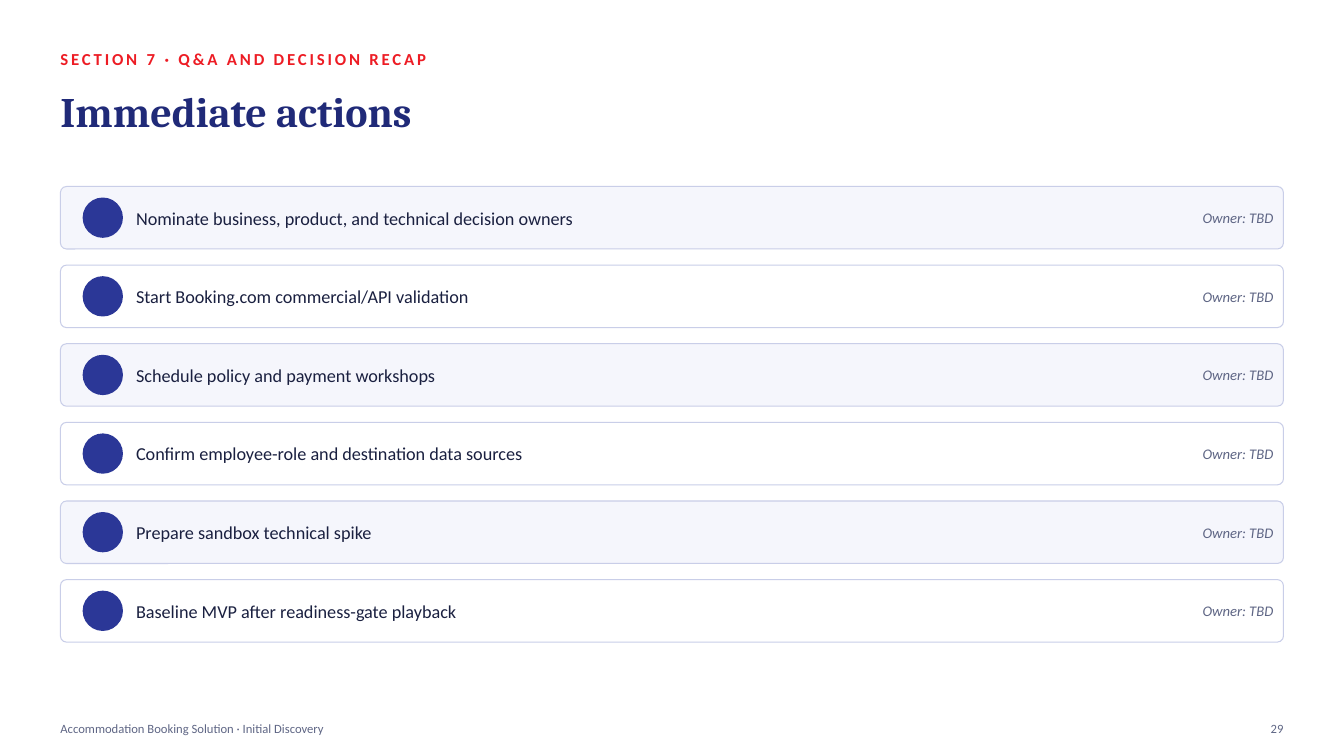
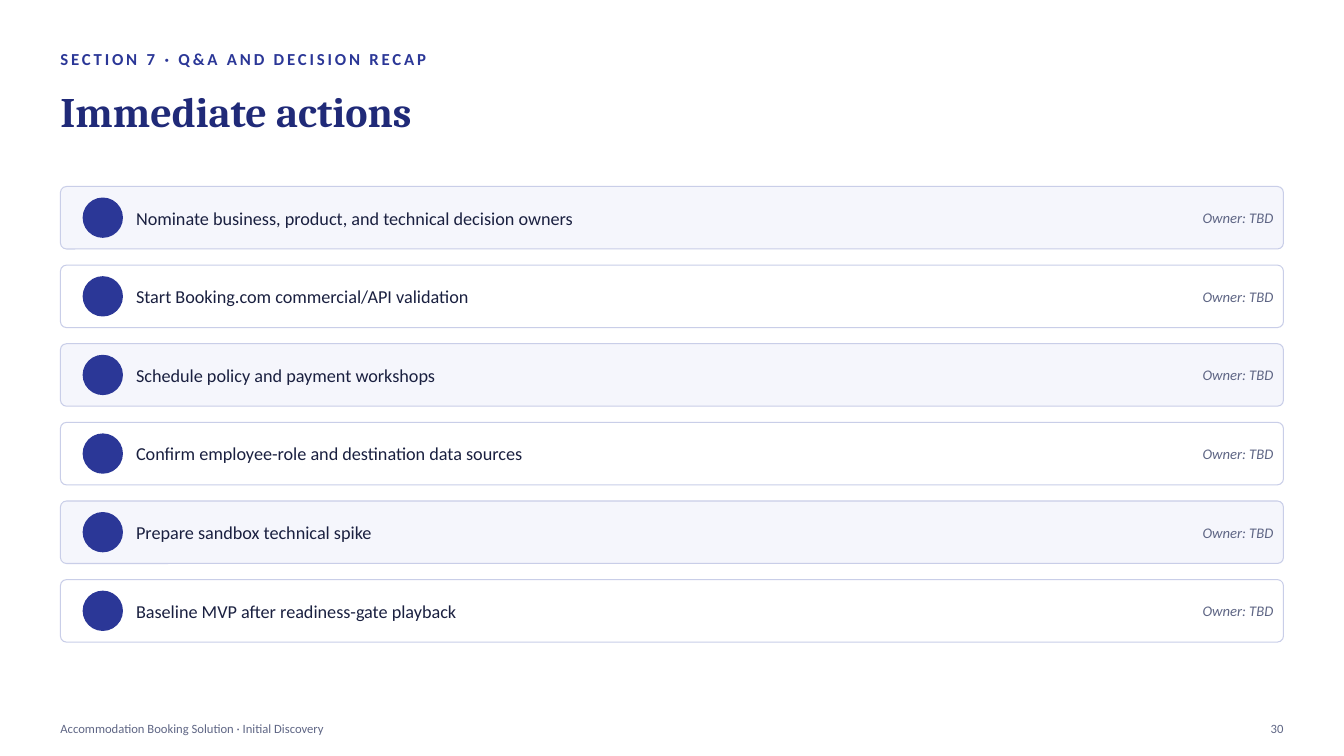
Before and after one commit to mohitkanwar/Accomodation-Booking-Solution, a slide deck: slide 31 of deck/Accommodation-Booking-Solution-Discovery-Presentation.pptx (slide 30 before the commit). Drawn at 1344x756 pixels with LibreOffice and Linux fonts; fonts in the diff are those of the drawing; background and template pictures are left out. Boxes give left, top, right and bottom in pixels: in the first picture for what was removed or moved away, otherwise in the second. Text is boxed around its words. In the diff, an @@ line names an element or a change of style, - is before the commit and + after.

```diff
--- a/deck/Accommodation-Booking-Solution-Discovery-Presentation.pptx
+++ b/deck/Accommodation-Booking-Solution-Discovery-Presentation.pptx
@@ text "SECTION 7 · Q&A AND ..." at (60, 53, 426, 67): text colour #ED1C24 to #2B3797 @@
@@ text at (1271, 725, 1284, 733): text changed @@
-29
+30
```
Also in this commit, not shown: 30 other slides changed, 1 slide added, 6 other files.
